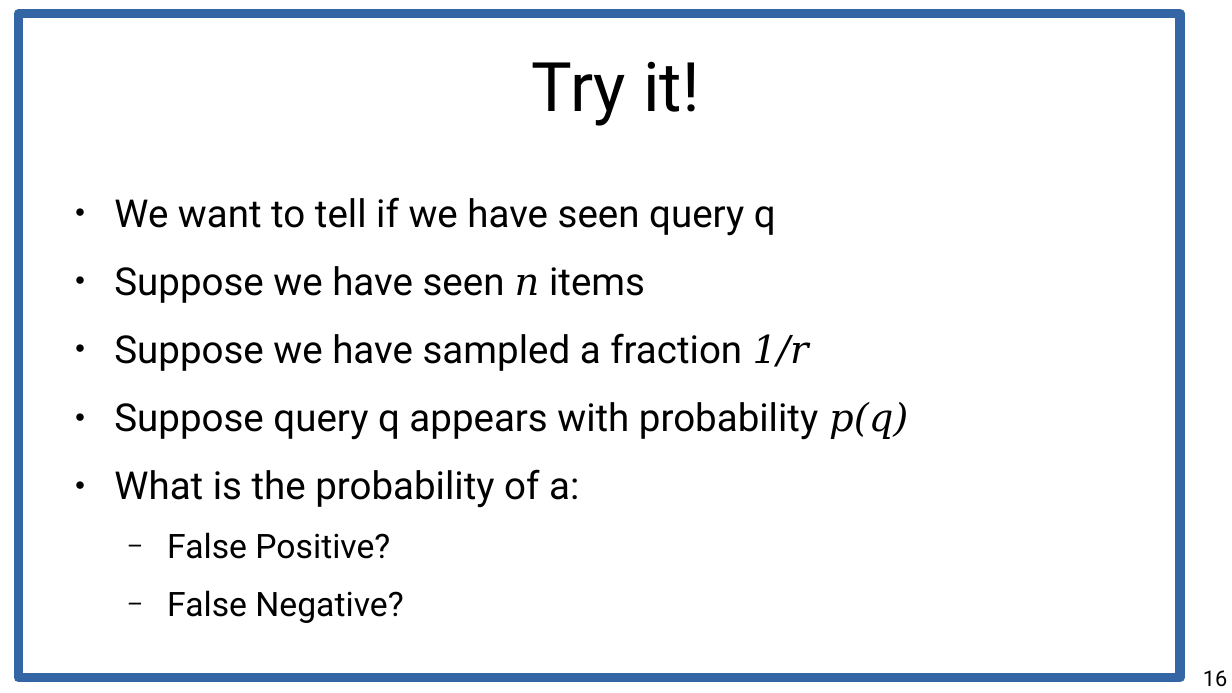
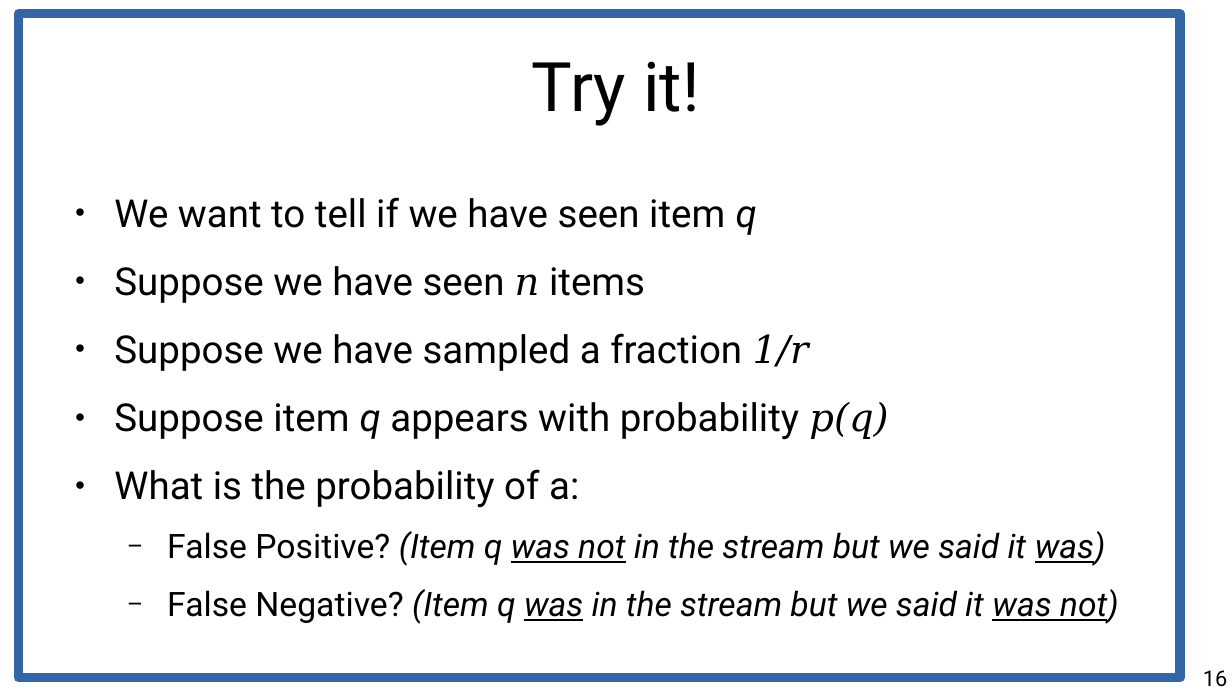
Before and after one commit to marco-calautti/data-mining-course, a slide deck: slide 16 of theory/tt10_streams.odp. Drawn at 1232x693 pixels with LibreOffice and Linux fonts; fonts in the diff are those of the drawing. Boxes give left, top, right and bottom in pixels: in the first picture for what was removed or moved away, otherwise in the second. Text is boxed around its words. In the diff, an @@ line names an element or a change of style, - is before the commit and + after.

```diff
--- a/theory/tt10_streams.odp
+++ b/theory/tt10_streams.odp
@@ text at (x1=114, y1=197, x2=757, y2=235): text changed @@
-● We want to tell if we have seen query q
+● We want to tell if we have seen item q
@@ text at (x1=114, y1=402, x2=888, y2=440): text changed @@
-● Suppose query q appears with probability p(q)
+● Suppose item q appears with probability p(q)
@@ text at (x1=167, y1=531, x2=1119, y2=624): text changed; italic on @@
-  − False Positive?
-  − False Negative?
+  − False Positive? (Item q was not in the stream but we said it was)
+  − False Negative? (Item q was in the stream but we said it was not)
```
Also in this commit, not shown: 39 other slides changed.
